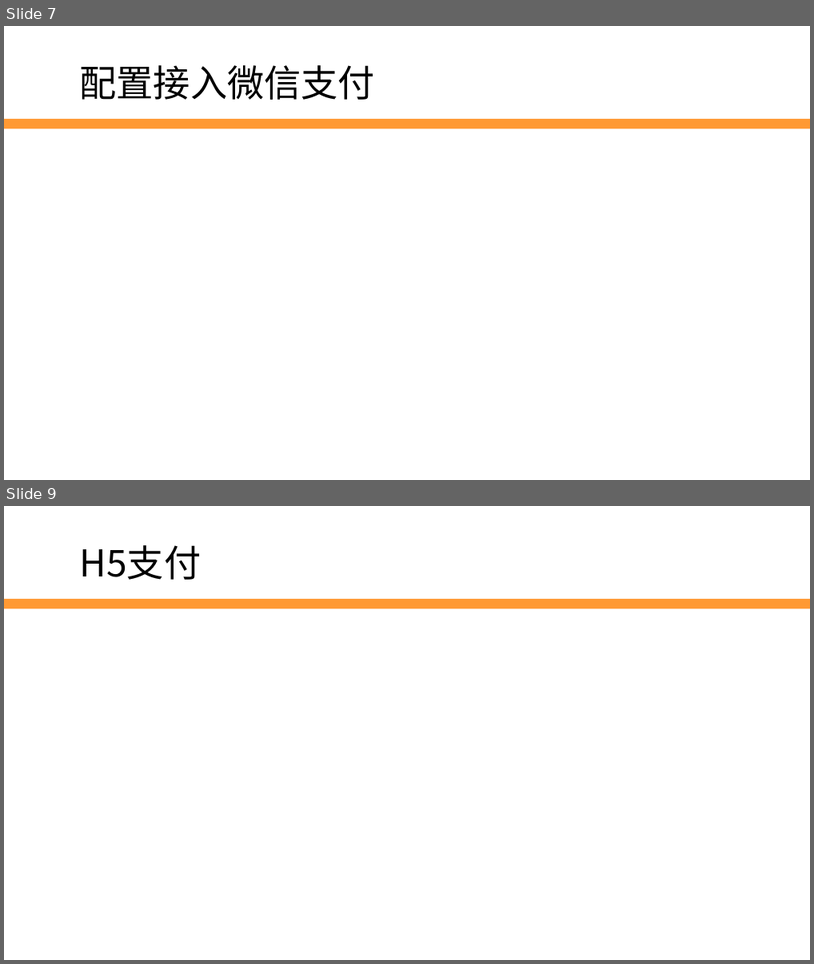
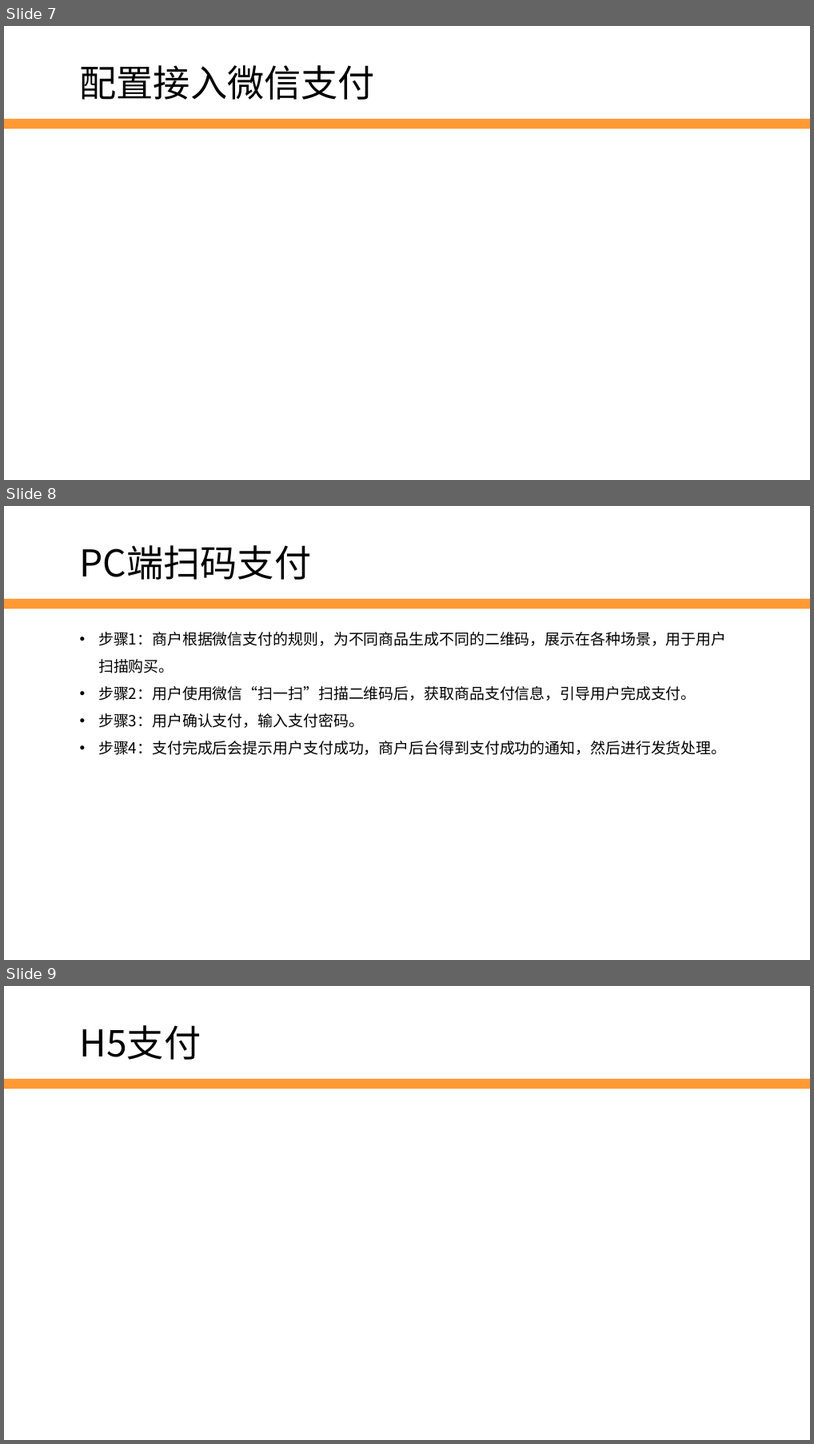
Before and after one commit to edu2act/2017-2018_1st_Wechat_Web_Programming, a slide deck: 课程ppt/第11讲 微信支付与Oauth授权.pptx. Shown one above the other, each under a label of ours: slides 7 and 9 before the commit, slides 7, 8 and 9 after it; the slides between them are not shown. The pictures are 814x964 and 814x1444 pixels, drawn with LibreOffice and Linux fonts; fonts in the diff are those of the drawing; background and template pictures are left out. Boxes give left, top, right and bottom in pixels: in the first picture for what was removed or moved away, otherwise in the second. Text is boxed around its words. In the diff, an @@ line names an element or a change of style, - is before the commit and + after.

```diff
--- a/课程ppt/第11讲 微信支付与Oauth授权.pptx
+++ b/课程ppt/第11讲 微信支付与Oauth授权.pptx
@@ slide 8 added at bbox=[4, 506, 810, 960], background #FFFFFF; not listed: 1 template element that a slide beside it also shows @@
@@ text added at bbox=[80, 545, 312, 580], 44 pt, text #000000 @@
+PC端扫码支付
@@ text added at bbox=[98, 632, 726, 755], 18 pt, text #000000 @@
+• 步骤1：商户根据微信支付的规则，为不同商品生成不同的二维码，展示在各种场景，用于用户扫描购买。
+• 步骤2：用户使用微信“扫一扫”扫描二维码后，获取商品支付信息，引导用户完成支付。
+• 步骤3：用户确认支付，输入支付密码。
+• 步骤4：支付完成后会提示用户支付成功，商户后台得到支付成功的通知，然后进行发货处理。
```
Also in this commit, not shown: 4 slides changed, 3 other slides added, 2 slides removed, 1 other file.
